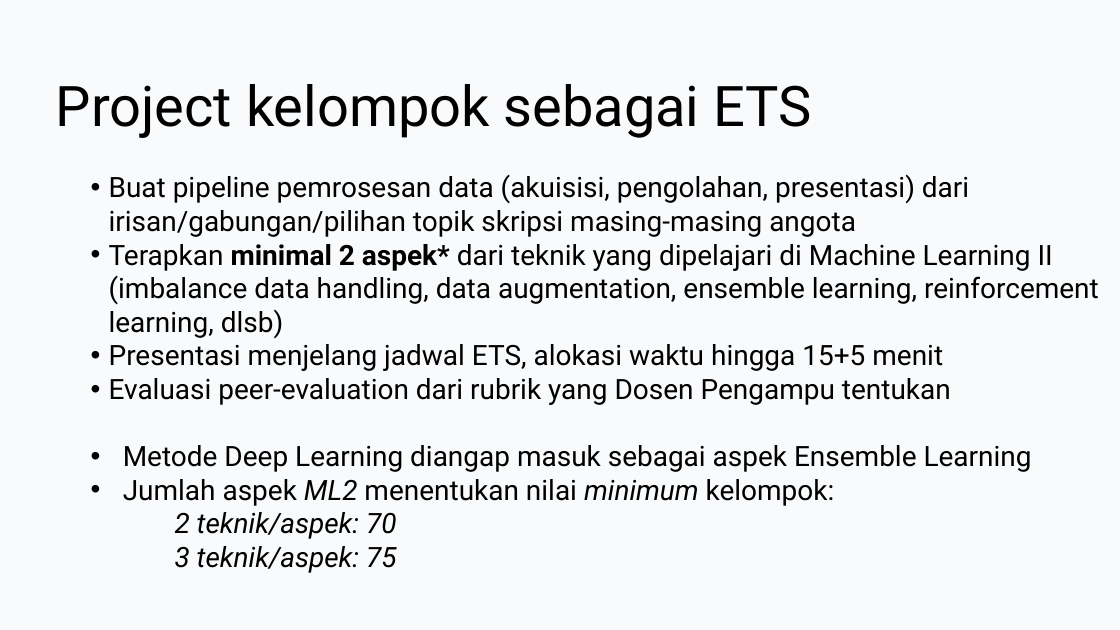
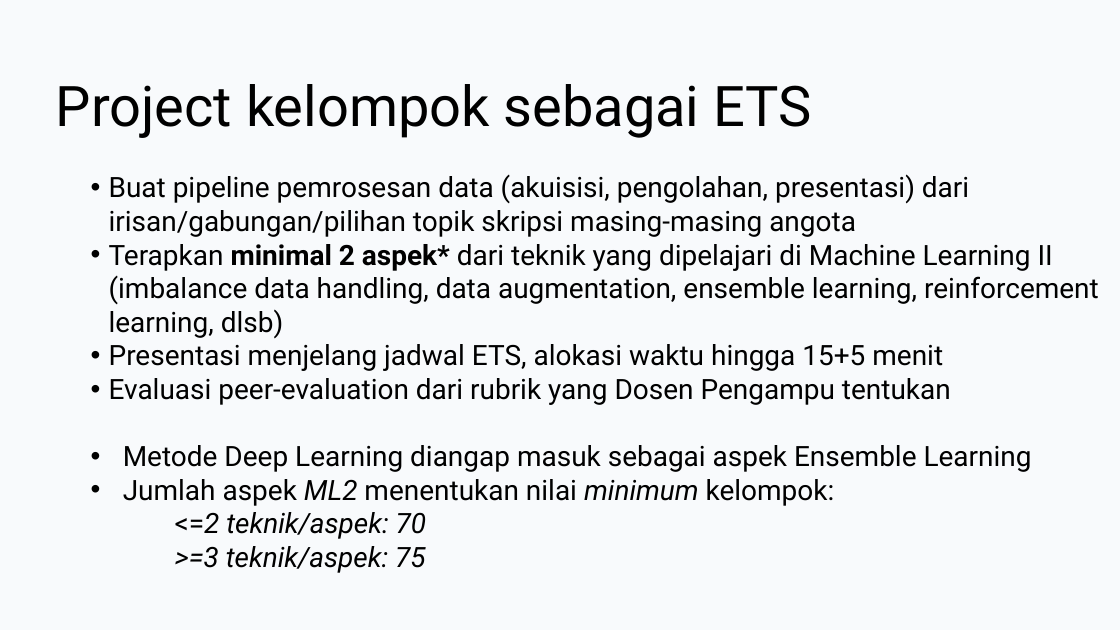
Before and after one commit to jendralhxr/machinelearning, a slide deck: slide 2 of uts.pptx. Drawn at 1120x630 pixels with LibreOffice and Linux fonts; fonts in the diff are those of the drawing. Boxes give left, top, right and bottom in pixels: in the first picture for what was removed or moved away, otherwise in the second. Text is boxed around its words. In the diff, an @@ line names an element or a change of style, - is before the commit and + after.

```diff
--- a/uts.pptx
+++ b/uts.pptx
@@ text at <box>175,512,427,573</box>: text changed @@
-2 teknik/aspek: 70
-3 teknik/aspek: 75
+<=2 teknik/aspek: 70
+>=3 teknik/aspek: 75
```
Also in this commit, not shown: 2 other slides changed.
